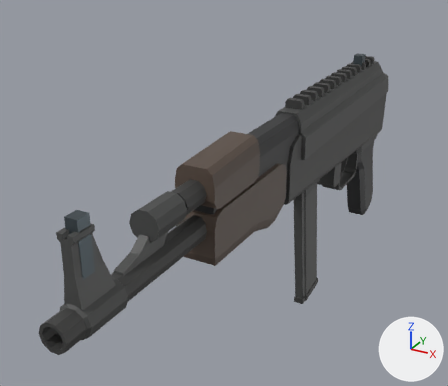
The glTF model Game/Assets/_SwapHunter/Resources/VisualV2/Weapons/weapon_00.glb as it was, and as the next commit left it.
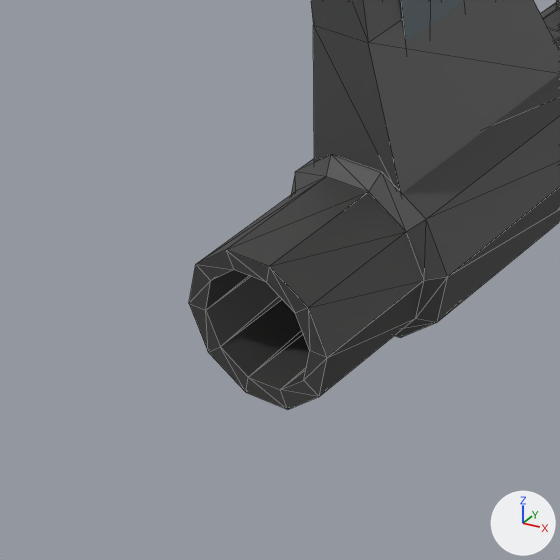
The first picture shows the older version from a camera (50 mm lens) standing at (0.296, -0.94, 0.324) and looking at (-0.074, -0.268, -0.012). The close-ups show the older and then the newer version on the part from 0% to 26% of the width and 70% to 100% of the height of that picture. Only the edits that show in the close-ups are written down. Arrows for +X, +Y and +Z are at lower right; the lights stay in place. The close-ups show mesh edges as thin lines.

Names of what the first close-up shows: 'CC0_weapon_00_geometry', 'receiver_geometry'.
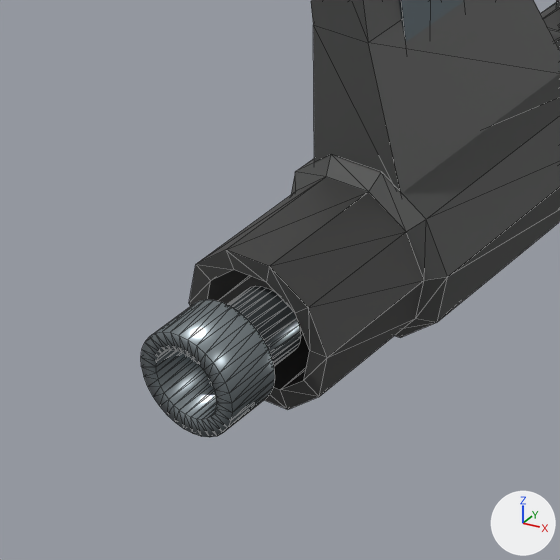
The change, as a list of edits to the scene's bpy script:
```text
Add mat_october_satin_fasteners:
    mat_october_satin_fasteners = principled_material('October satin fasteners')
    mat_october_satin_fasteners.base_color = (0.26, 0.3, 0.32)  # grey #8b9599
    mat_october_satin_fasteners.metallic = 0.82
    mat_october_satin_fasteners.roughness = 0.29
Add me_hollow_barrel_crown:
    me_hollow_barrel_crown.from_pydata(...)  # 128 vertices, 192 faces; spans x -0.009..0.009, y -0.6824..-0.6644, z 0.0291..0.0471
    me_hollow_barrel_crown.materials.append(mat_october_satin_fasteners)  # grey #8b9599
Add ob_hollow_barrel_crown:
    ob_hollow_barrel_crown = bpy.data.objects.new('Hollow barrel crown', me_hollow_barrel_crown)
    ob_hollow_barrel_crown.parent = ob_cc0_weapon_00
    ob_hollow_barrel_crown.location = (0.0, 0.0, 0.0)
```

Changed parts and their boxes [x1, y1, x2, y2] in the close-ups (560 x 560 px):
'Hollow barrel crown', added
    after: [141, 286, 301, 437]
